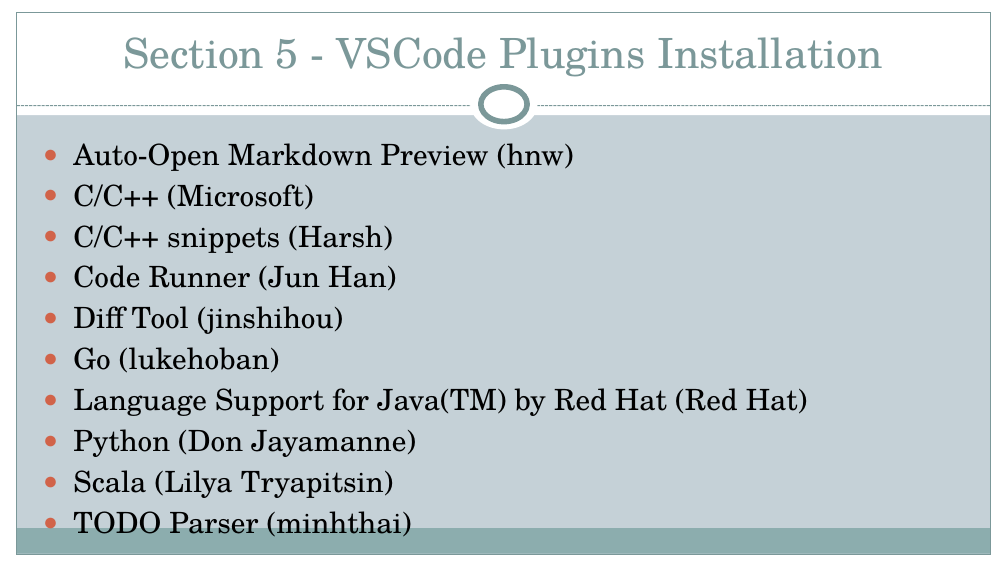
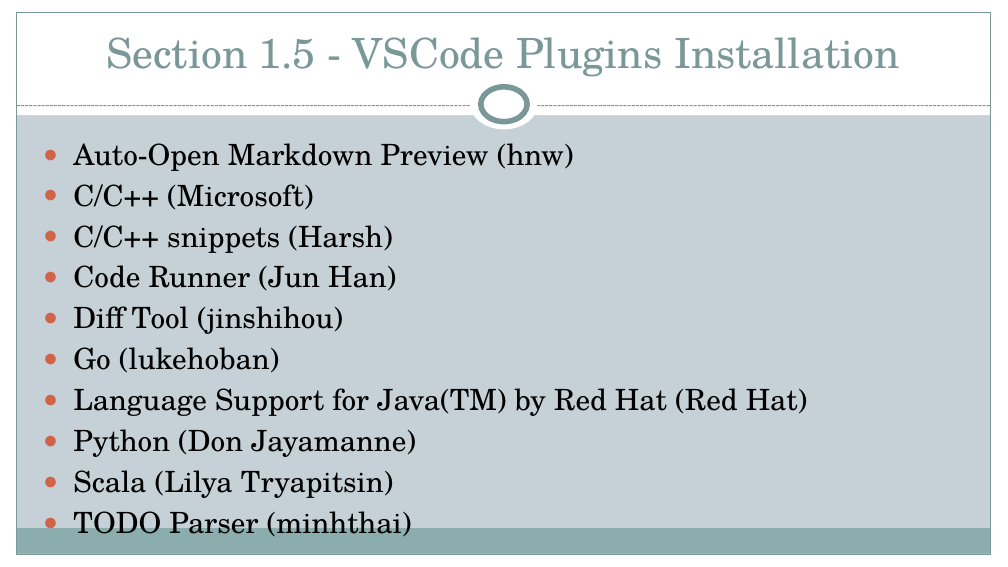
Before and after one commit to xiliax/programming-languages-compared, a slide deck: slide 11 of docs/programming-language-compared.pptx (slide 10 before the commit). Drawn at 1008x567 pixels with LibreOffice and Linux fonts; fonts in the diff are those of the drawing. Boxes give left, top, right and bottom in pixels: in the first picture for what was removed or moved away, otherwise in the second. Text is boxed around its words. In the diff, an @@ line names an element or a change of style, - is before the commit and + after.

```diff
--- a/docs/programming-language-compared.pptx
+++ b/docs/programming-language-compared.pptx
@@ title at box(106, 37, 900, 77): text changed @@
-Section 5 - VSCode Plugins Installation
+Section 1.5 - VSCode Plugins Installation
```
Also in this commit, not shown: 3 other slides changed, 4 slides added, 3 slides removed, 21 other files.
